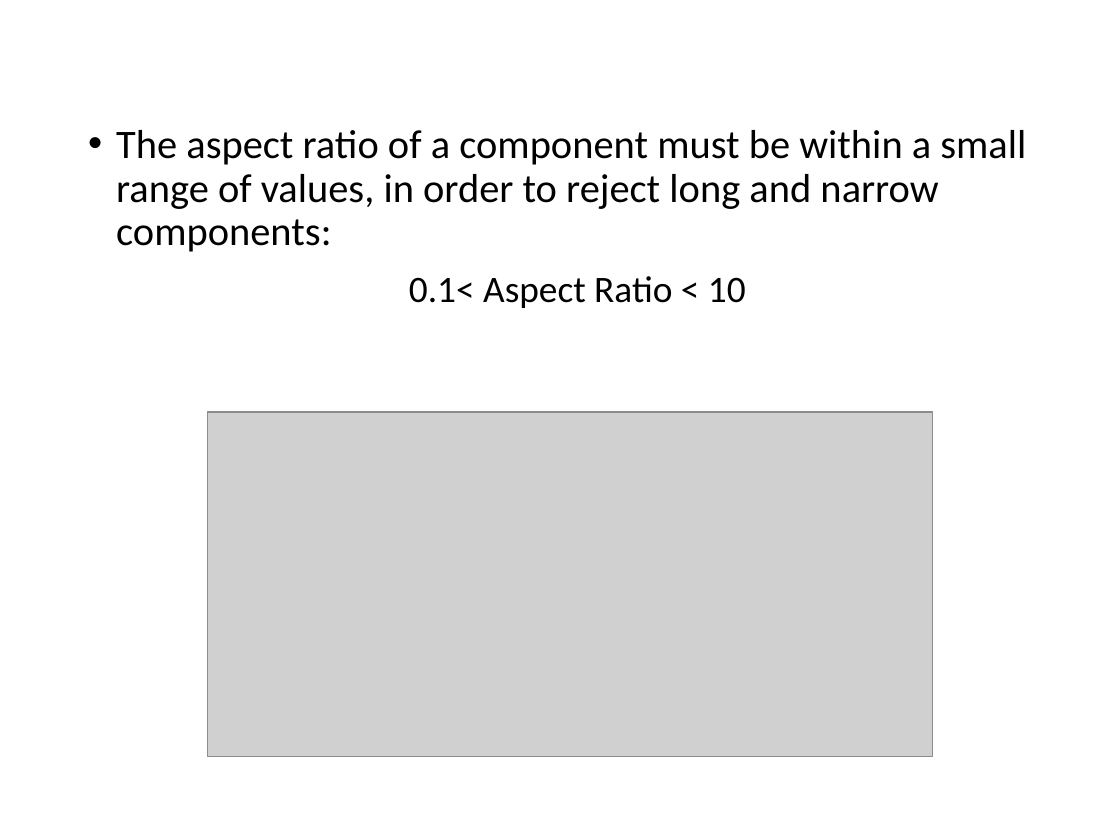
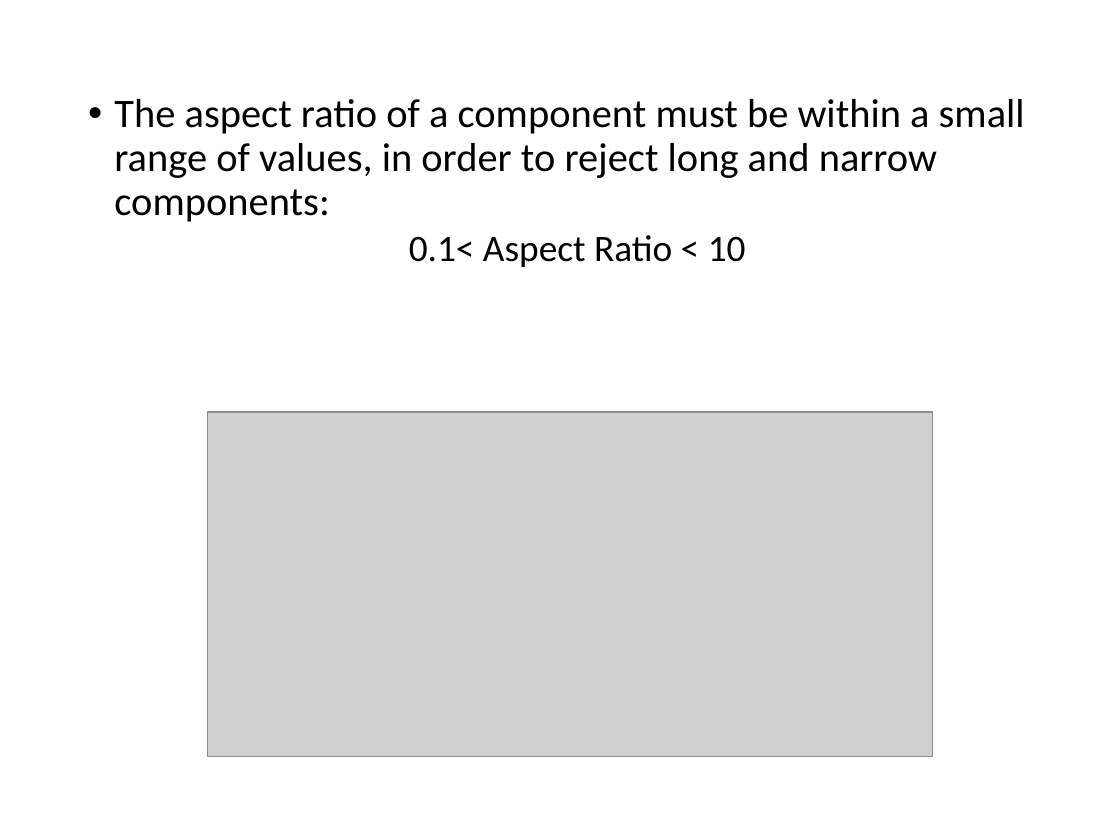
Before and after one commit to ManushGupta/text-detection-swt, a slide deck: slide 33 of OPTICAL-CHARACTER-DETECTION_FINAL.pptx. Drawn at 1120x840 pixels with LibreOffice and Linux fonts; fonts in the diff are those of the drawing; grey boxes stand for pictures. Boxes give left, top, right and bottom in pixels: in the first picture for what was removed or moved away, otherwise in the second. Text is boxed around its words. In the diff, an @@ line names an element or a change of style, - is before the commit and + after.

```diff
--- a/OPTICAL-CHARACTER-DETECTION_FINAL.pptx
+++ b/OPTICAL-CHARACTER-DETECTION_FINAL.pptx
@@ text "The aspect ratio of a ..." at (114,99,1025,267): indent changed; less space between paragraphs; list level 2 to 1 in "0.1< Aspect Ratio < 10"; line spacing 0.9 to 1 @@
```
Also in this commit, not shown: 33 other slides changed.
